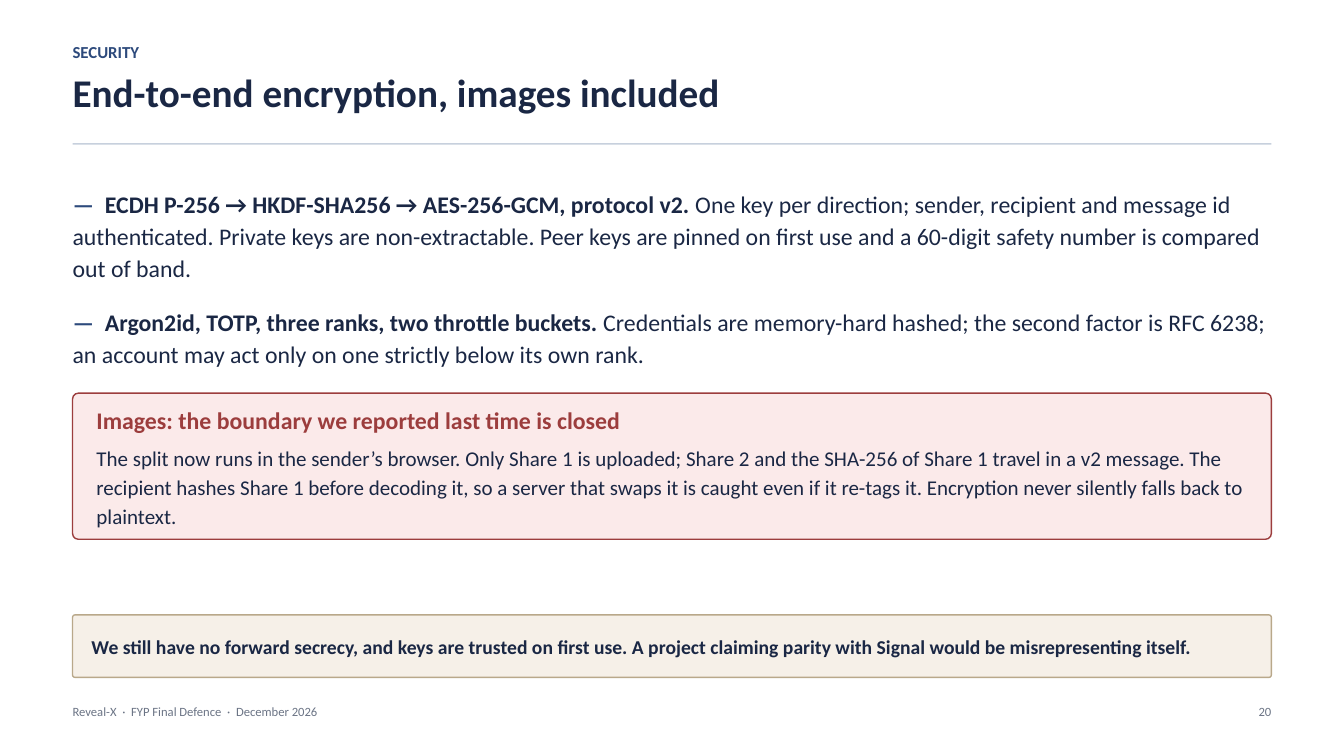
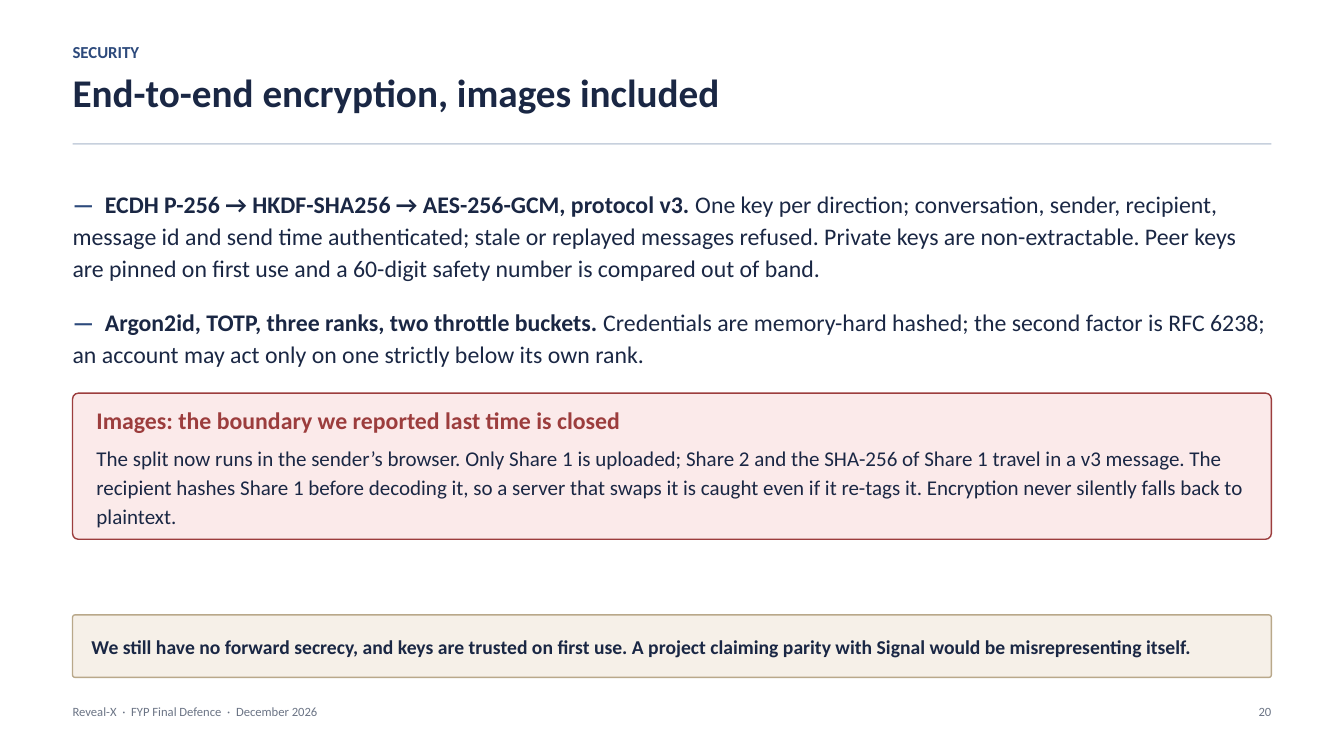
Before and after one commit to 1337PAIN/Reveal-X-chat, a slide deck: slide 20 of Reveal-X_FYP_Presentation.pptx. Drawn at 1344x756 pixels with LibreOffice and Linux fonts; fonts in the diff are those of the drawing. Boxes give left, top, right and bottom in pixels: in the first picture for what was removed or moved away, otherwise in the second. Text is boxed around its words. In the diff, an @@ line names an element or a change of style, - is before the commit and + after.

Commit message:
Bring the FYP report, deck and demo guide up to round 3
Regenerated from the builders, not amended: protocol v3 in the E2EE tables,
threat model and sequence figure; groups off by default; a third-review
paragraph (v3, DOMPurify and the OSV check, PostgreSQL and browser tests in
CI); the axe-core gate and the three defects it found; the cross-validated
accuracy and the small-share false alarms in 5.6.3, with retraining across
sizes as a new recommendation; re-measured test counts (1,063 server, 194
browser, 21 end-to-end), suite runtime and lines of code.

```diff
--- a/Reveal-X_FYP_Presentation.pptx
+++ b/Reveal-X_FYP_Presentation.pptx
@@ text at bbox=[73, 196, 1236, 281]: text changed @@
-— ECDH P-256 → HKDF-SHA256 → AES-256-GCM, protocol v2. One key per direction; sender, recipient and message id authenticated. Private keys are non-extractable. Peer keys are pinned on first use and a 60-digit safety number is compared out of band.
+— ECDH P-256 → HKDF-SHA256 → AES-256-GCM, protocol v3. One key per direction; conversation, sender, recipient, message id and send time authenticated; stale or replayed messages refused. Private keys are non-extractable. Peer keys are pinned on first use and a 60-digit safety number is compared out of band.
@@ text in rounded rectangle at bbox=[96, 451, 1242, 528]: text changed @@
-The split now runs in the sender’s browser. Only Share 1 is uploaded; Share 2 and the SHA-256 of Share 1 travel in a v2 message. The recipient hashes Share 1 before decoding it, so a server that swaps it is caught even if it re-tags it. Encryption never silently falls back to plaintext.
+The split now runs in the sender’s browser. Only Share 1 is uploaded; Share 2 and the SHA-256 of Share 1 travel in a v3 message. The recipient hashes Share 1 before decoding it, so a server that swaps it is caught even if it re-tags it. Encryption never silently falls back to plaintext.
```
Also in this commit, not shown: 2 other slides changed, 5 other files.
